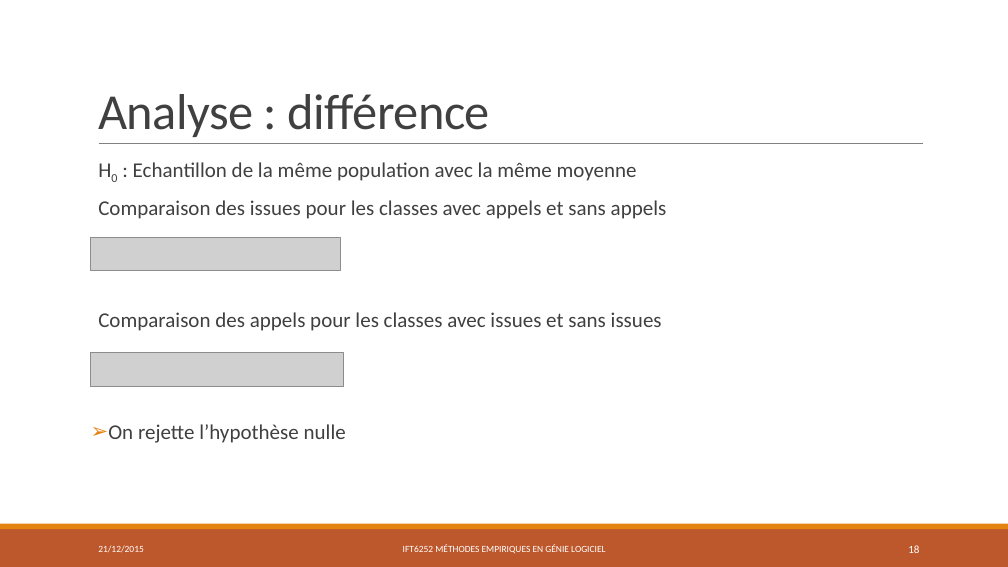
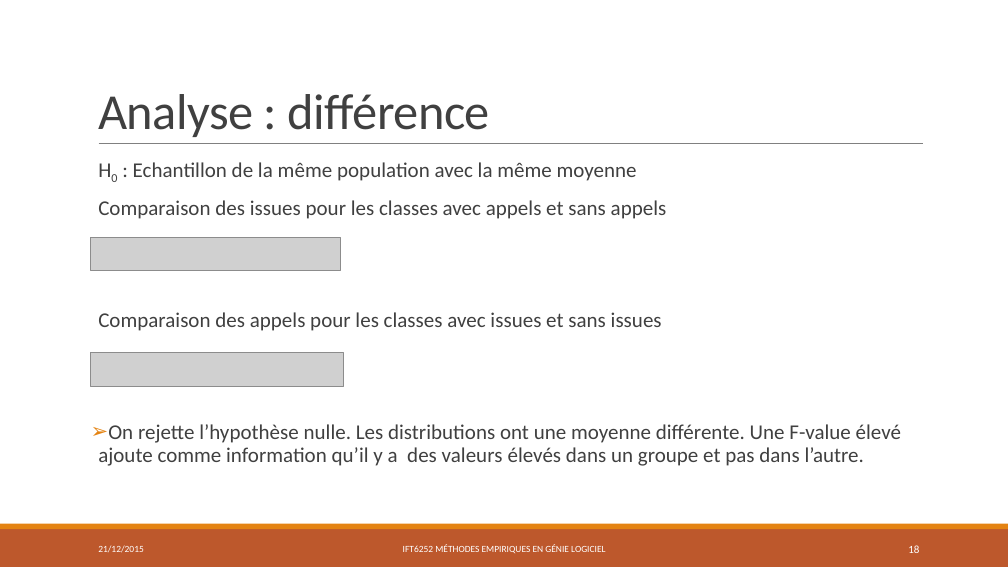
Before and after one commit to PierreGe/Android-defect-study, a slide deck: slide 18 of rapport/presentation/final.pptx. Drawn at 1008x567 pixels with LibreOffice and Linux fonts; fonts in the diff are those of the drawing; grey boxes stand for pictures. Boxes give left, top, right and bottom in pixels: in the first picture for what was removed or moved away, otherwise in the second. Text is boxed around its words. In the diff, an @@ line names an element or a change of style, - is before the commit and + after.

```diff
--- a/rapport/presentation/final.pptx
+++ b/rapport/presentation/final.pptx
@@ text at <box>98,424,901,466</box>: text changed @@
-➢ On rejette l’hypothèse nulle
+➢ On rejette l’hypothèse nulle. Les distributions ont une moyenne différente. Une F-value élevé ajoute comme information qu’il y a des valeurs élevés dans un groupe et pas dans l’autre.
```
Also in this commit, not shown: 12 other slides changed, 3 slides added, 1 other file.
